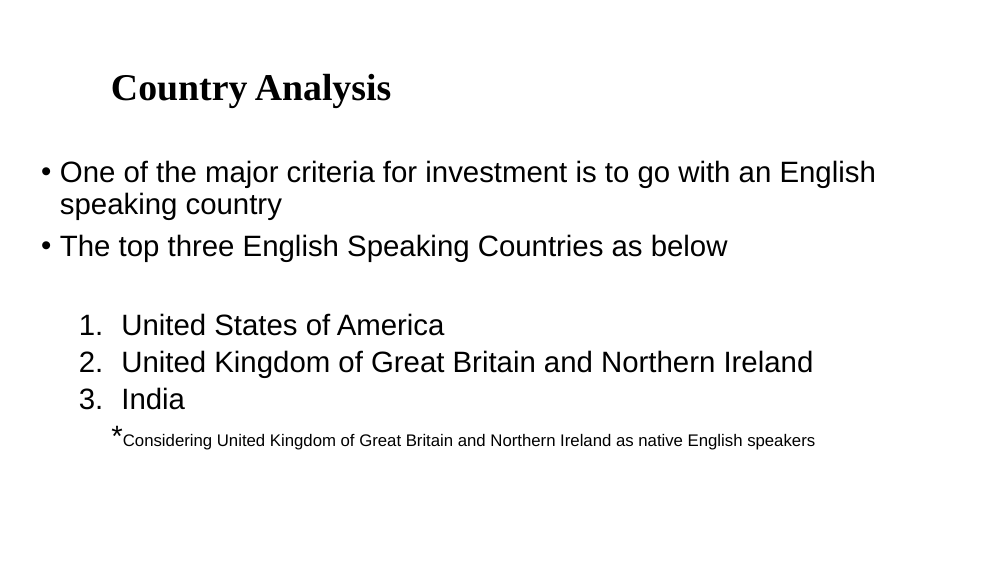
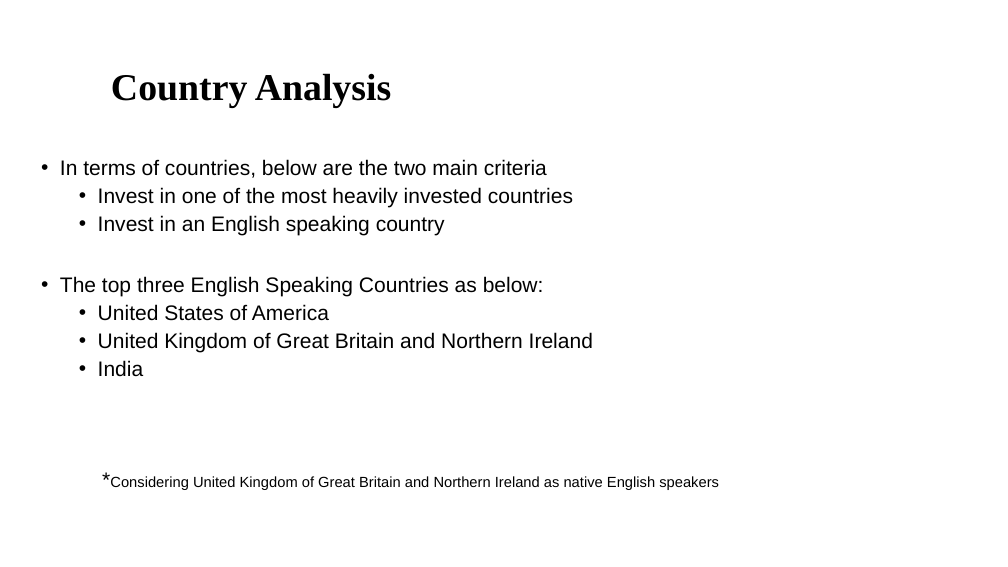
Before and after one commit to sureshballa/data-science-projects, a slide deck: slide 5 of Investment-case-study-group-project/Spark Funds Presentation.pptx. Drawn at 1008x567 pixels with LibreOffice and Linux fonts; fonts in the diff are those of the drawing; background and template pictures are left out. Boxes give left, top, right and bottom in pixels: in the first picture for what was removed or moved away, otherwise in the second. Text is boxed around its words. In the diff, an @@ line names an element or a change of style, - is before the commit and + after.

```diff
--- a/Investment-case-study-group-project/Spark Funds Presentation.pptx
+++ b/Investment-case-study-group-project/Spark Funds Presentation.pptx
@@ text at box(60, 159, 573, 296): text changed; size 28 to 20 pt @@
-• One of the major criteria for investment is to go with an English speaking country
-• The top three English Speaking Countries as below
+• In terms of countries, below are the two main criteria
+  • Invest in one of the most heavily invested countries
+  • Invest in an English speaking country
+• The top three English Speaking Countries as below:
@@ text at box(98, 304, 719, 490): size 28 to 20 pt in "United States of America", "United Kingdom of Great Britain and Northern ...", "India", "*Considering"; size 16 to 14 pt in "*Considering United Kingdom of Great Britain and ..."; bullet 1. to • @@
```
Also in this commit, not shown: 4 other slides changed.
